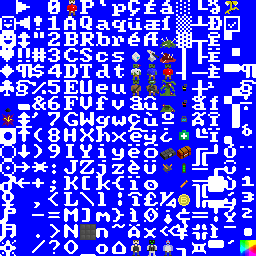
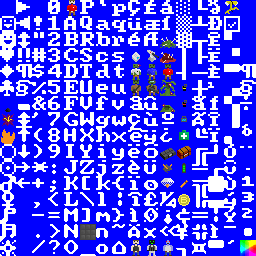
Two versions of the same layered image (256 x 256). Layer-by-layer changes:
added layer "Layer 4" above "fire" over [161,178,174,188]
added layer "fire" above "Layer 3" over [1,129,15,144]
painted on "Layer 0" over [0,128,16,144]
